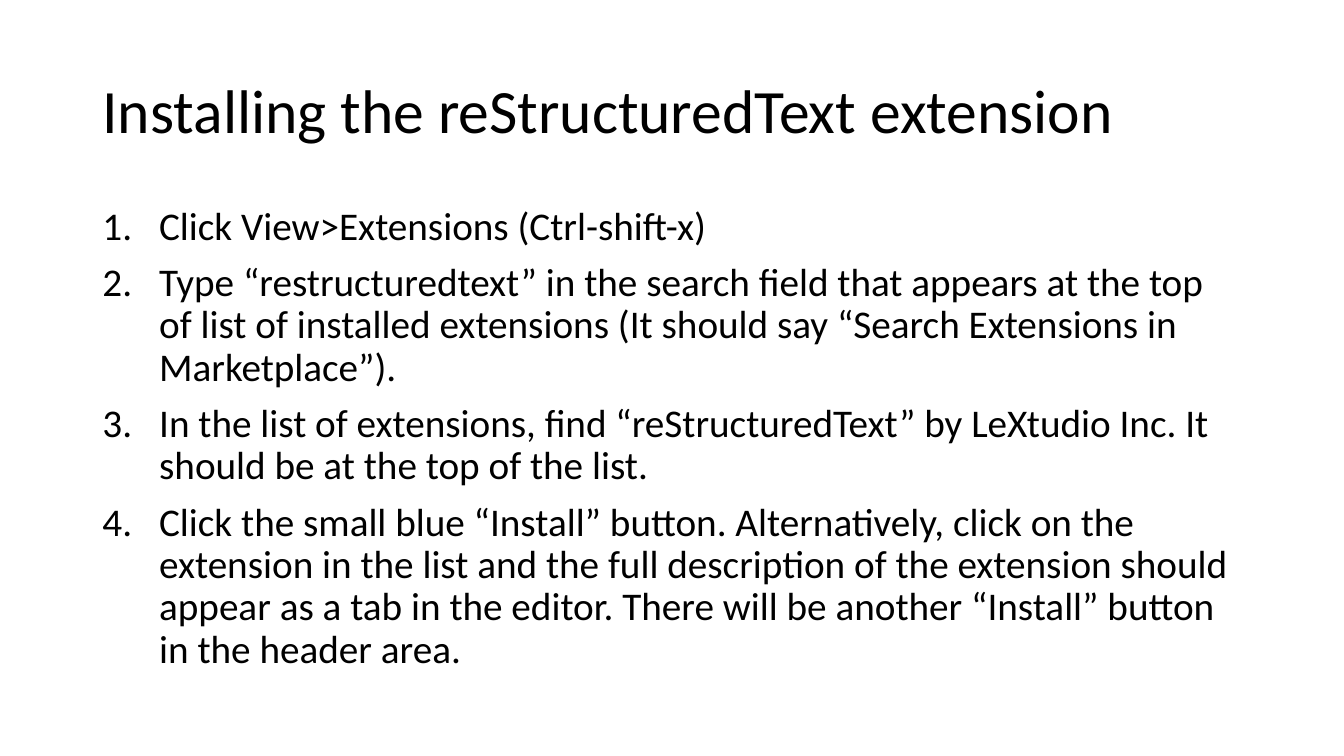
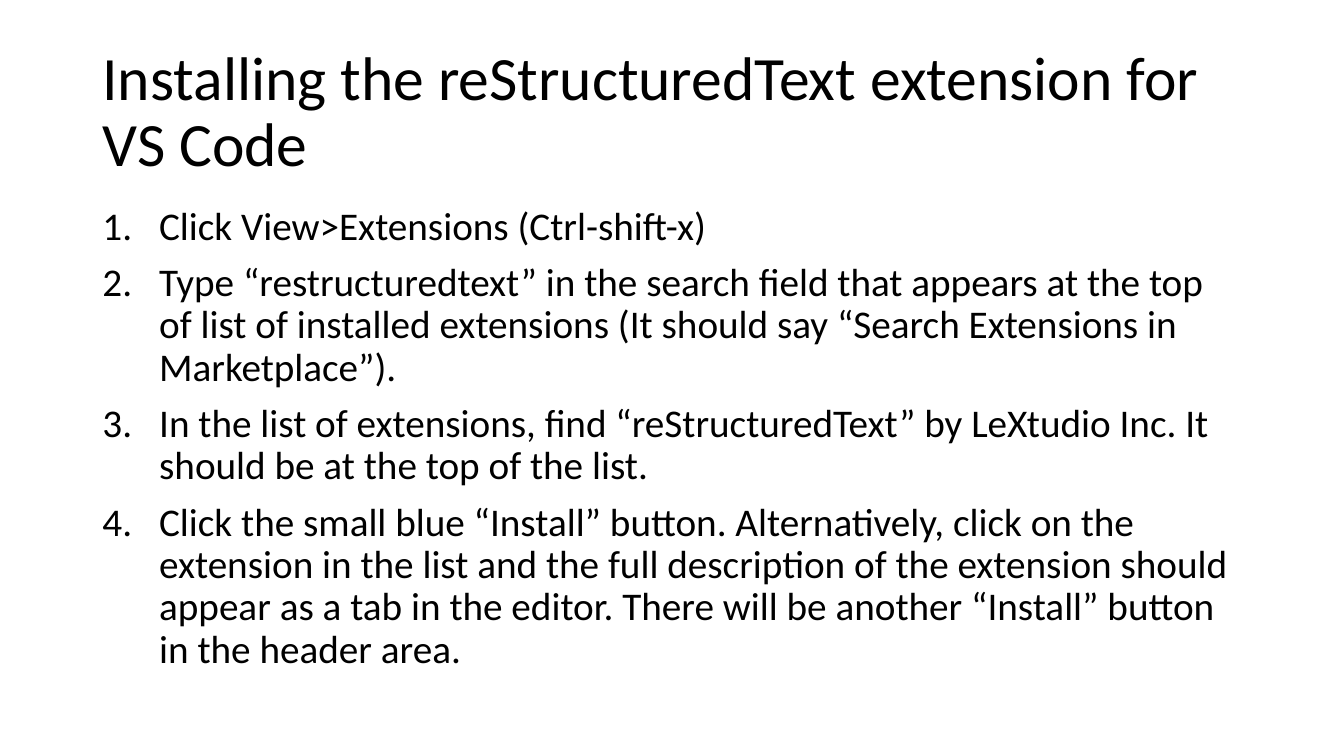
Before and after one commit to intelkevinputnam/tech-writing-school, a slide deck: slide 3 of rest-sphinx-for-open-source.pptx. Drawn at 1344x756 pixels with LibreOffice and Linux fonts; fonts in the diff are those of the drawing. Boxes give left, top, right and bottom in pixels: in the first picture for what was removed or moved away, otherwise in the second. Text is boxed around its words. In the diff, an @@ line names an element or a change of style, - is before the commit and + after.

```diff
--- a/rest-sphinx-for-open-source.pptx
+++ b/rest-sphinx-for-open-source.pptx
@@ title at (102, 57, 1198, 167): text changed @@
-Installing the reStructuredText extension
+Installing the reStructuredText extension for VS Code
```
Also in this commit, not shown: 2 other slides changed, 1 slide added.
